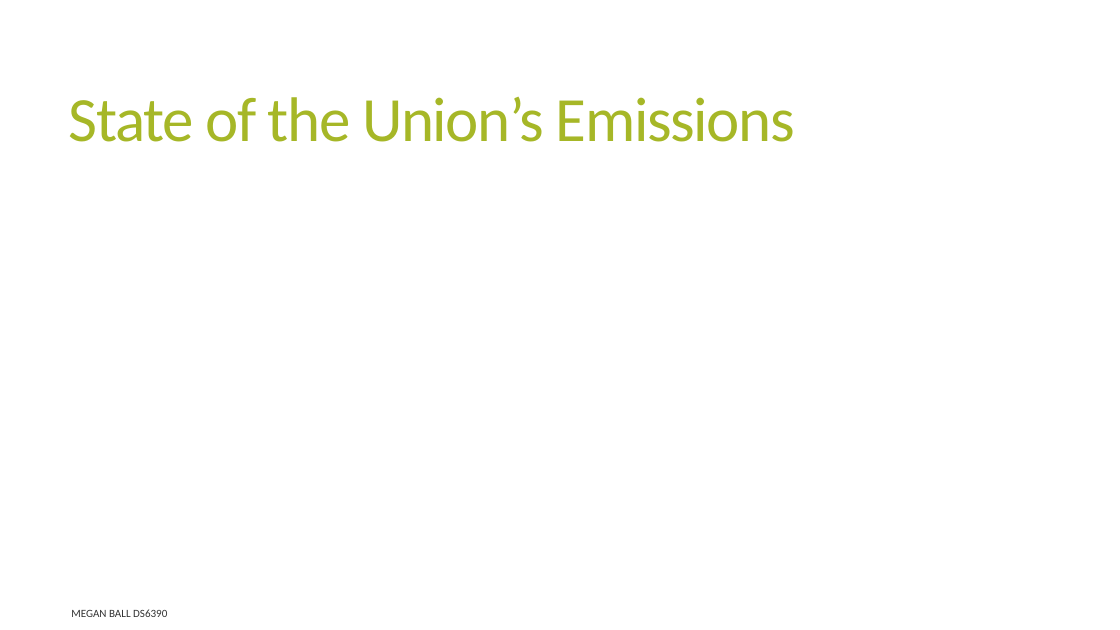
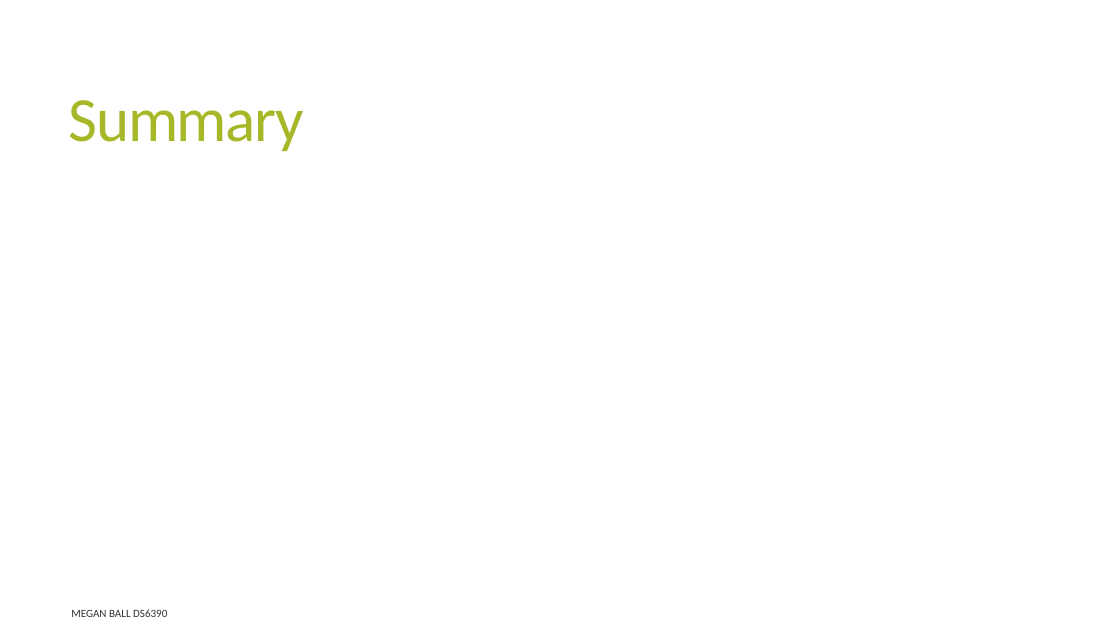
Before and after one commit to megball/DS6390-project, a slide deck: slide 7 of docs/MeganBall_Energy_DataStory_DS6390.pptx (slide 3 before the commit). Drawn at 1120x630 pixels with LibreOffice and Linux fonts; fonts in the diff are those of the drawing. Boxes give left, top, right and bottom in pixels: in the first picture for what was removed or moved away, otherwise in the second. Text is boxed around its words. In the diff, an @@ line names an element or a change of style, - is before the commit and + after.

```diff
--- a/docs/MeganBall_Energy_DataStory_DS6390.pptx
+++ b/docs/MeganBall_Energy_DataStory_DS6390.pptx
@@ title at box(69, 100, 304, 151): text changed @@
-State of the Union’s Emissions
+Summary
```
Also in this commit, not shown: 2 other slides changed, 4 slides added, 5 slides removed, 21 other files.
